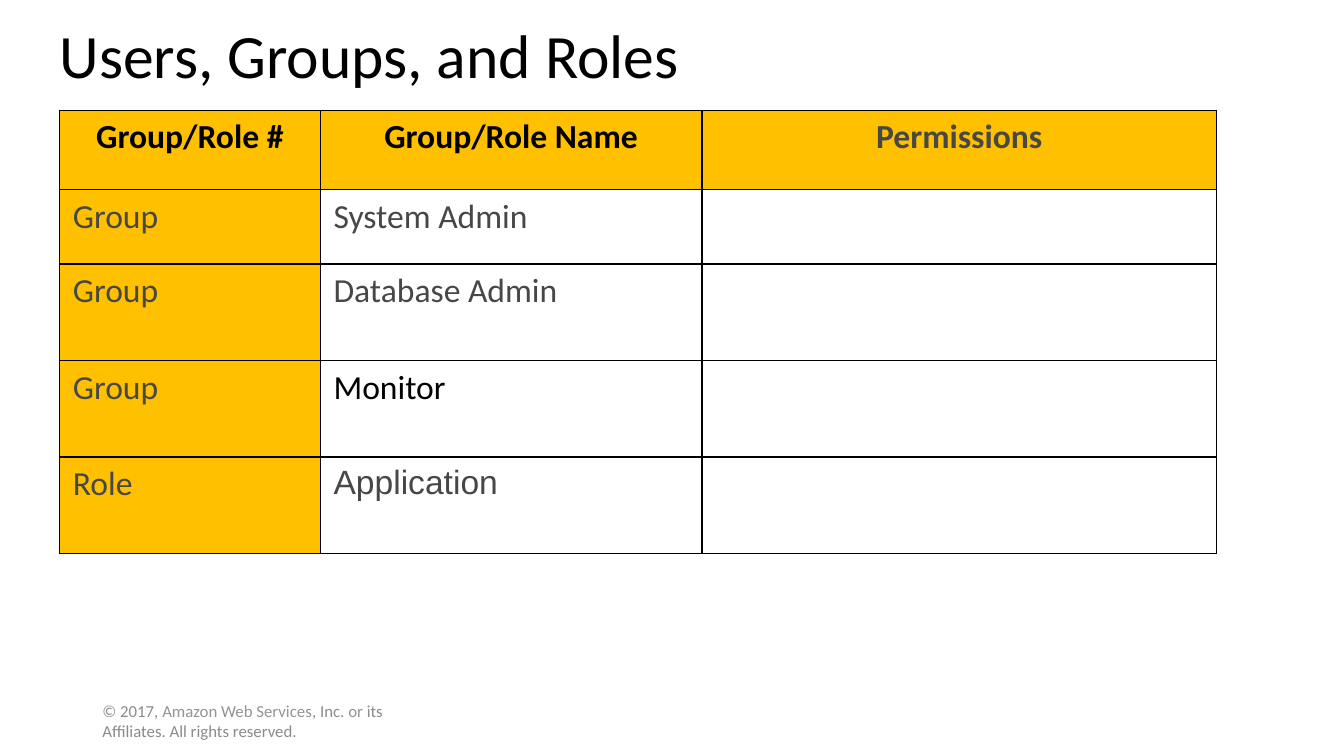
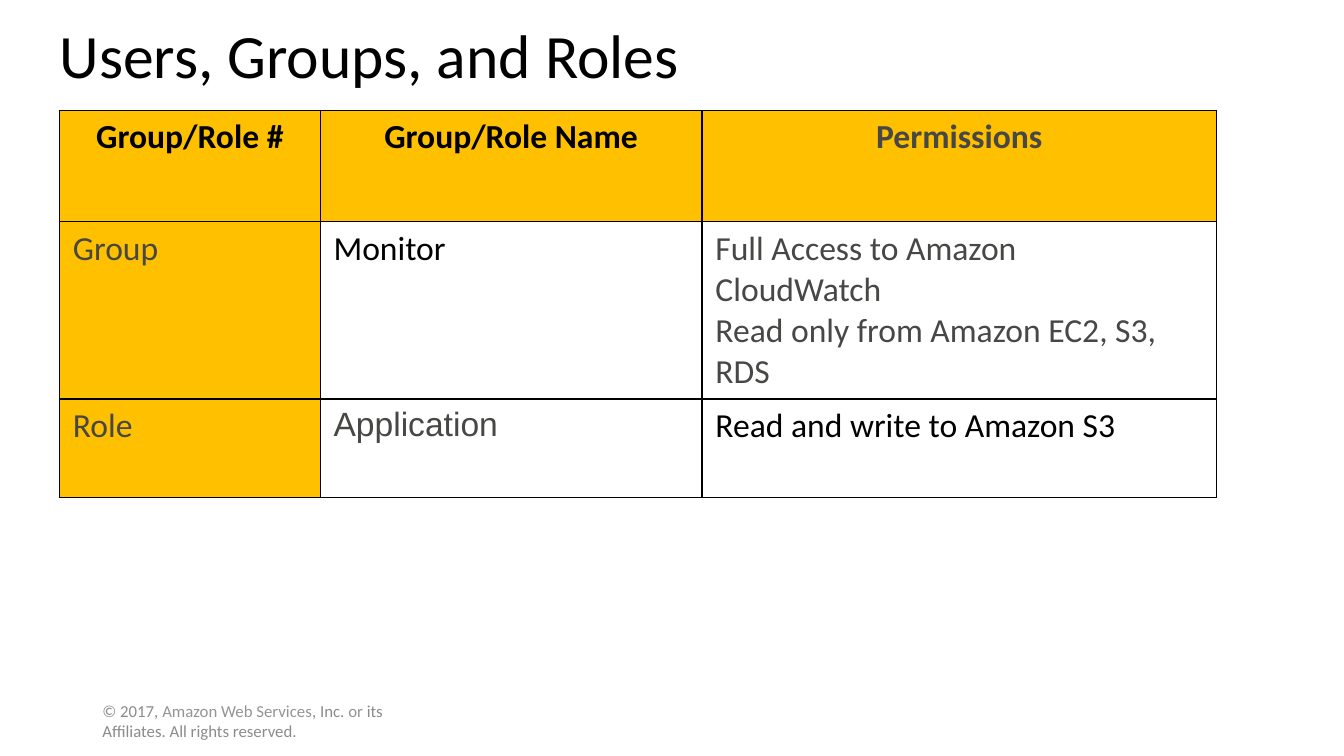
Before and after one commit to WilliamCareySemiColon/college_y3, a slide deck: slide 5 of Cloud_Computing/Labs/Assignment/part 1/Solution Template.pptx (slide 4 before the commit). Drawn at 1344x756 pixels with LibreOffice and Linux fonts; fonts in the diff are those of the drawing. Boxes give left, top, right and bottom in pixels: in the first picture for what was removed or moved away, otherwise in the second. Text is boxed around its words. In the diff, an @@ line names an element or a change of style, - is before the commit and + after.

Commit message:
added ai and cloud assignments specs

```diff
--- a/Cloud_Computing/Labs/Assignment/part 1/Solution Template.pptx
+++ b/Cloud_Computing/Labs/Assignment/part 1/Solution Template.pptx
@@ table at (59,110,1217,482) @@
-row 2: Group | System Admin | 
-row 3: Group | Database Admin | 
-row 4: Group | Monitor | 
-row 5: Role | Application | 
+row 2: Group | Monitor | Full Access to Amazon CloudWatch / Read only from Amazon EC2, S3, RDS
+row 3: Role | Application | Read and write to Amazon S3
```
Also in this commit, not shown: 7 other slides changed, 4 slides added, 3 other files.
